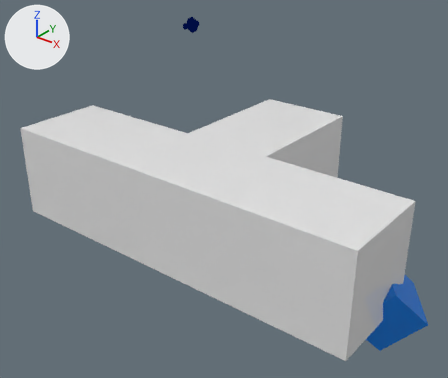
A saved change to the glTF model examples/rays/rays.gltf.
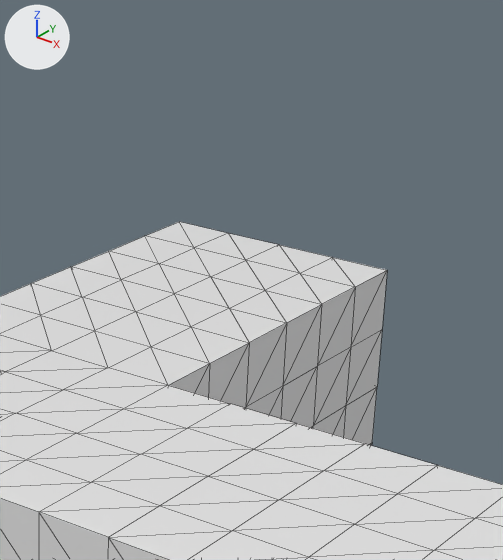
Old and new are each drawn whole from a camera (50 mm lens) standing at (28.92, -32.29, 22.51) and looking at (0.42, 3.34, 0.42) and again close up on the part from 46% to 86% of the width and 6% to 58% of the height. The lights are fixed; the arrows at upper left show +X, +Y and +Z. The close-ups show mesh edges as thin lines.
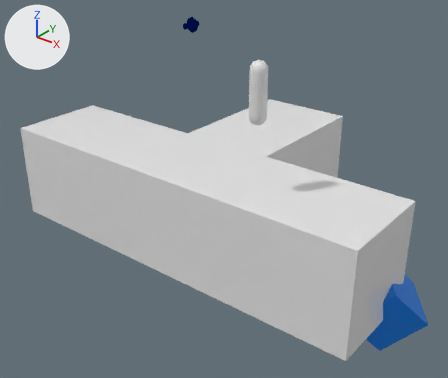
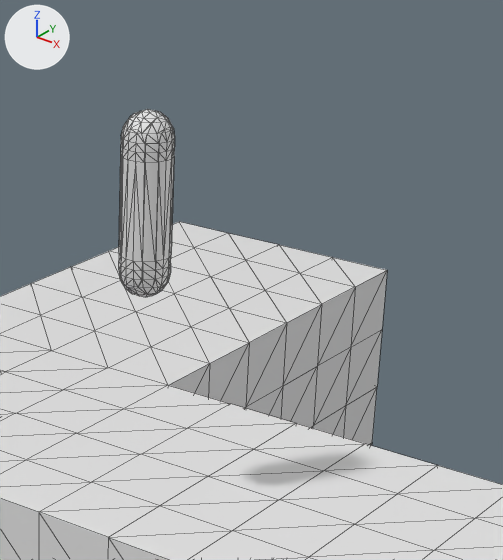
Location of each change, (x1, y1, x2, y2) in pixels of the close-ups (503 x 560 px):
'Mball.001', added
    after: (119, 109, 175, 297)

What the commit changed:
Mesh me_mball is new.
It has 272 vertices, 540 faces and spans x -0.57..0.57, y -0.57..0.57, z -2.06..2.06.
Object 'Mball.001' (ob_mball_001) is new; it shows me_mball.
Its location is (7.4, -2.0, 11.1).
